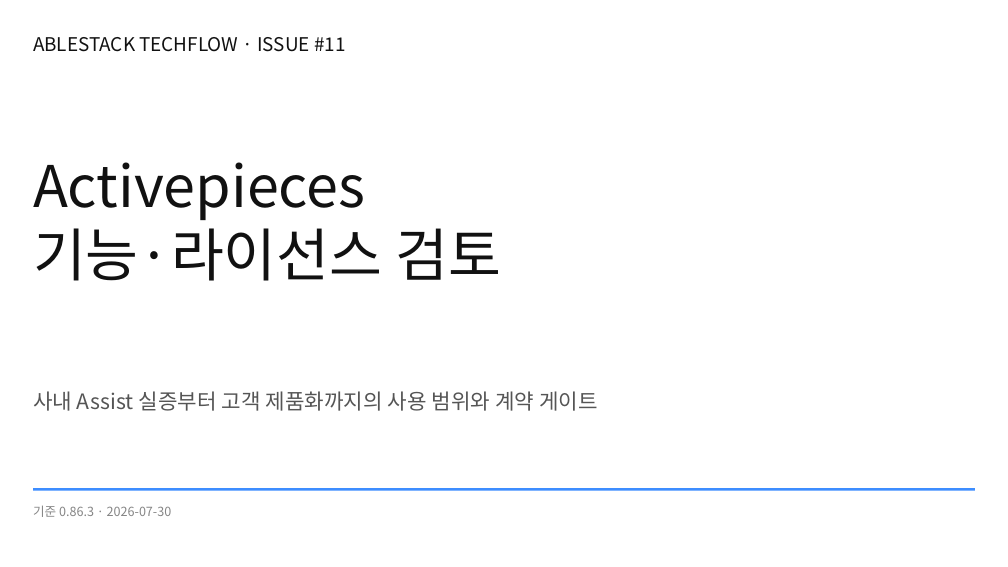
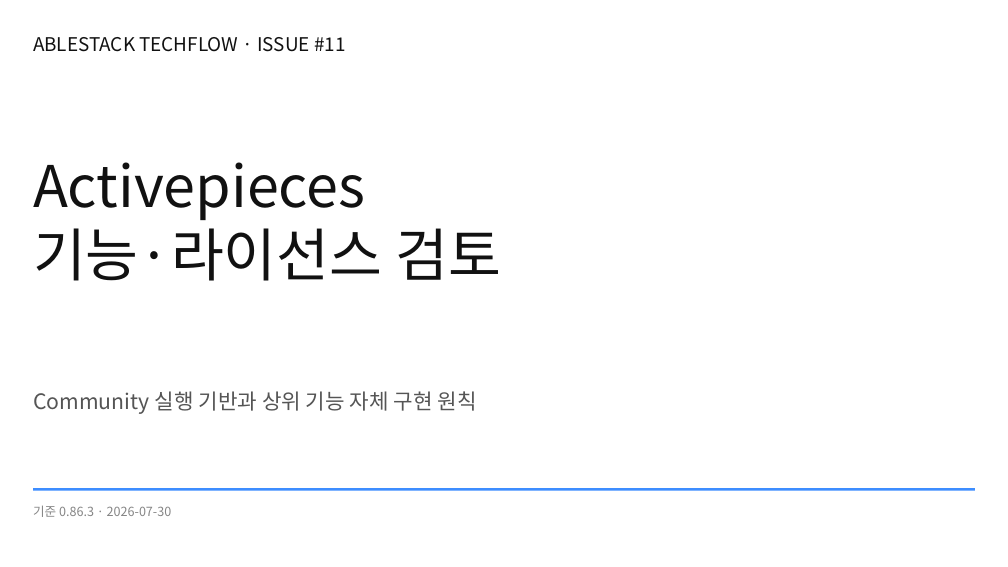
Before and after one commit to ablecloud-team/ablestack-techflow, a slide deck: slide 1 of output/presentation/activepieces-license-review.pptx. Drawn at 1008x567 pixels with LibreOffice and Linux fonts; fonts in the diff are those of the drawing. Boxes give left, top, right and bottom in pixels: in the first picture for what was removed or moved away, otherwise in the second. Text is boxed around its words. In the diff, an @@ line names an element or a change of style, - is before the commit and + after.

Commit message:
docs: TechFlow 자체 구현 원칙 명확화

```diff
--- a/output/presentation/activepieces-license-review.pptx
+++ b/output/presentation/activepieces-license-review.pptx
@@ text at (33, 391, 477, 414): text changed @@
-사내 Assist 실증부터 고객 제품화까지의 사용 범위와 계약 게이트
+Community 실행 기반과 상위 기능 자체 구현 원칙
```
Also in this commit, not shown: 7 other slides changed, 1 slide added, 1 slide removed, 9 other files.
